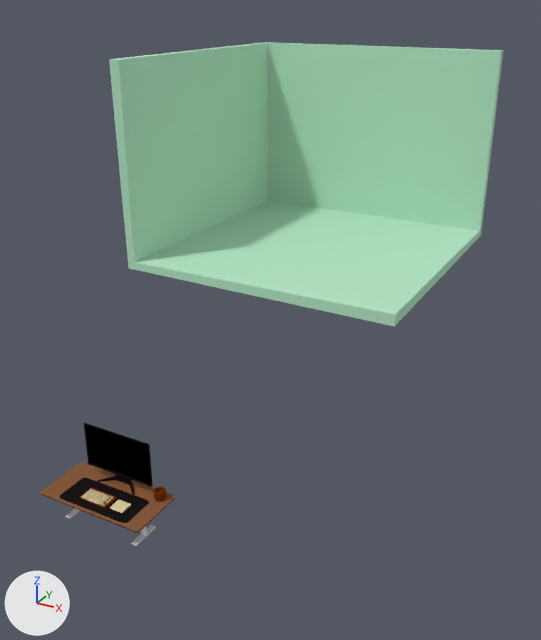
One commit to the Blender file Room.blend: the scene before it, then after it.
Before and after are seen from a 50 mm camera at (30.0, -28.4, 31.1) aimed at (1.3, 23.6, 5.0). Every picture has the same lights, and +X, +Y and +Z are marked at lower left.

The older version as bpy lines, for what is in view:
```python
mat_material_001 = principled_material('Material.001')
mat_material_001.base_color = (0.473, 0.8, 0.572)  # green #b7e7c7
mat_material_001.roughness = 1.0
mat_material_001.specular_ior_level = 0.0
me_cube_002 = bpy.data.meshes.new('Cube.002')
me_cube_002.from_pydata(...)  # 38 vertices, 36 faces; spans x -0.58..2.17, y 0.53..3.9, z -0.91..1.1
# faces by material slot: [35, 1]
me_cube_002.materials.append(mat_material_002)  # black #1b1616
me_cube_002.materials.append(mat_material_003)  # black #000000
me_cube_005 = bpy.data.meshes.new('Cube.005')
me_cube_005.from_pydata(...)  # 14 vertices, 12 faces; spans x -1.0..1.08, y -1.08..1.0, z -0.4..1.08
me_cube_005.materials.append(mat_material_001)  # green #b7e7c7
me_cube_006 = bpy.data.meshes.new('Cube.006')
me_cube_006.from_pydata(...)  # a box spanning x -1.0..1.0, y -1.0..1.0, z -1.0..1.0
me_cube_006.polygons.foreach_set('use_smooth', [True] * 6)
me_cube_006.materials.append(mat_material_004)  # black #1b1616
ob_cube_003 = bpy.data.objects.new('Cube.003', me_cube_005)
ob_cube_003.location = (-2.0, 40.1, 20.1)
ob_cube_003.scale = (-13.5, -13.5, -13.5)
ob_mat = bpy.data.objects.new('Mat', me_cube_006)
ob_mat.location = (2.5, 0.1, 2.2)
ob_mat.scale = (2.67, 1.23, 0.00688)
_m = ob_mat.modifiers.new('Bevel', 'BEVEL')
_m.width = 0.18
_m.width_pct = 0.18
_m.segments = 7
ob_monitor = bpy.data.objects.new('Monitor', me_cube_002)
ob_monitor.location = (0.9, 2.4, 3.9)
ob_monitor.scale = (1.9, -0.288, 1.9)
_m = ob_monitor.modifiers.new('Bevel', 'BEVEL')
_m.width = 0.96
_m.width_pct = 0.96
# also in view: 'Table Top' at (2.4, 0.6, 2.1)
```
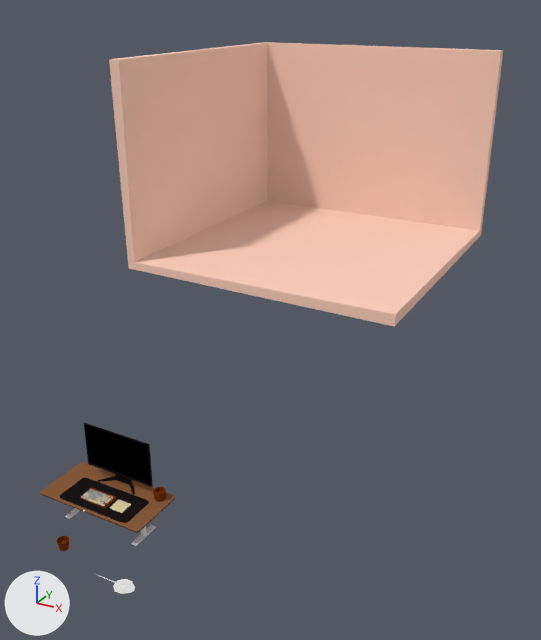
Edits to the bpy script that builds the scene:
```text
Change mat_material_001:
    mat_material_001.base_color: (0.473, 0.8, 0.572) -> (1.0, 0.647, 0.518)  # green #b7e7c7 -> beige #ffd2bf
Add mat_material_009:
    mat_material_009 = principled_material('Material.009')
    mat_material_009.base_color = (0.8, 0.8, 0.8)  # white #e7e7e7
Add me_cylinder_002:
    me_cylinder_002.from_pydata(...)  # 80 vertices, 66 faces; spans x -1.0..1.0, y -1.0..1.0, z -1.24..0.44
    me_cylinder_002.polygons.foreach_set('use_smooth', [True] * 66)
    me_cylinder_002.materials.append(mat_material_006)  # brown #753409
Add me_circle_001:
    me_circle_001.from_pydata(...)  # 38 vertices, 26 faces; spans x -0.3..4.93, y -1.04..1.04, z 4.04..4.42
Add me_cube_001:
    me_cube_001.from_pydata(...)  # 7153 vertices, 7056 faces; spans x -1.1..27.6, y -35.6..1.0, z -1.1..15.6
    me_cube_001.materials.append(mat_material_009)  # white #e7e7e7
Add ob_pot_001:
    ob_pot_001 = bpy.data.objects.new('Pot.001', me_cylinder_002)
    ob_pot_001.location = (2.6, -3.6, 1.6)
    ob_pot_001.scale = (0.378, 0.378, 0.378)
    _m = ob_pot_001.modifiers.new('Bevel', 'BEVEL')
    _m.width = 0.5
    _m.width_pct = 0.5
    _m.segments = 4
    _m = ob_pot_001.modifiers.new('Subdivision', 'SUBSURF')
    _m.levels = 2
    _m.render_levels = 3
Add ob_circle:
    ob_circle = bpy.data.objects.new('Circle', me_circle_001)
    ob_circle.location = (5.0, -3.5, -2.0)
    ob_circle.scale = (0.52, 0.52, 0.52)
Add ob_cube:
    ob_cube = bpy.data.objects.new('Cube', me_cube_001)
    ob_cube.location = (1.3, 0.3, 2.4)
    ob_cube.rotation_euler = (0.0374, 0.0, 0.0)  # degrees (2.1, 0, 0)
    ob_cube.scale = (0.0615, 0.0617, 0.0317)
```

Changed parts and their boxes (x1, y1, x2, y2) in the pictures (541 x 640 px):
'Cube.003', recoloured (green to beige)
    both: (109, 42, 503, 327)
'Circle', added
    after: (96, 574, 135, 594)
'Cube', added
    after: (81, 489, 110, 512)
'Pot.001', added
    after: (57, 536, 69, 551)
